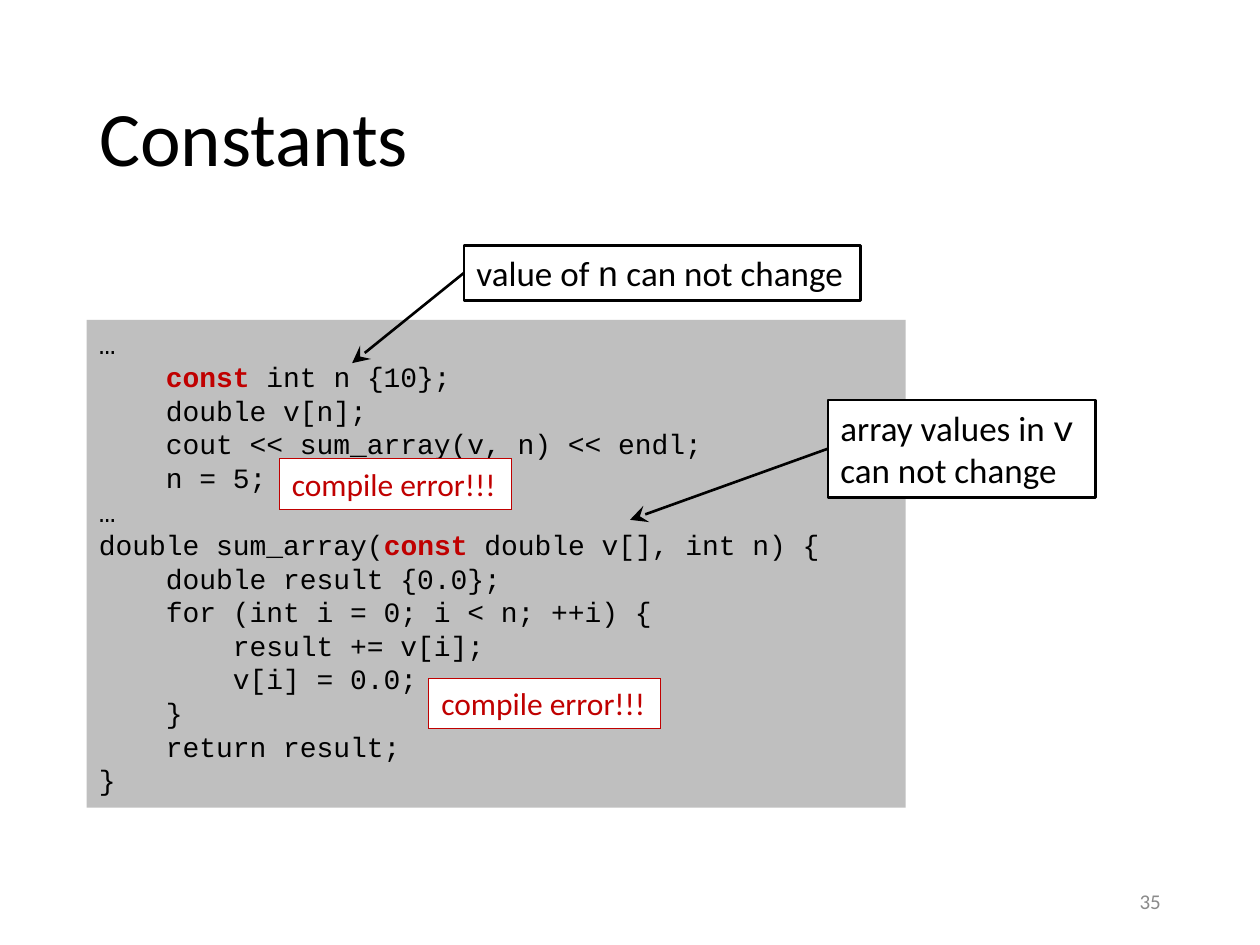
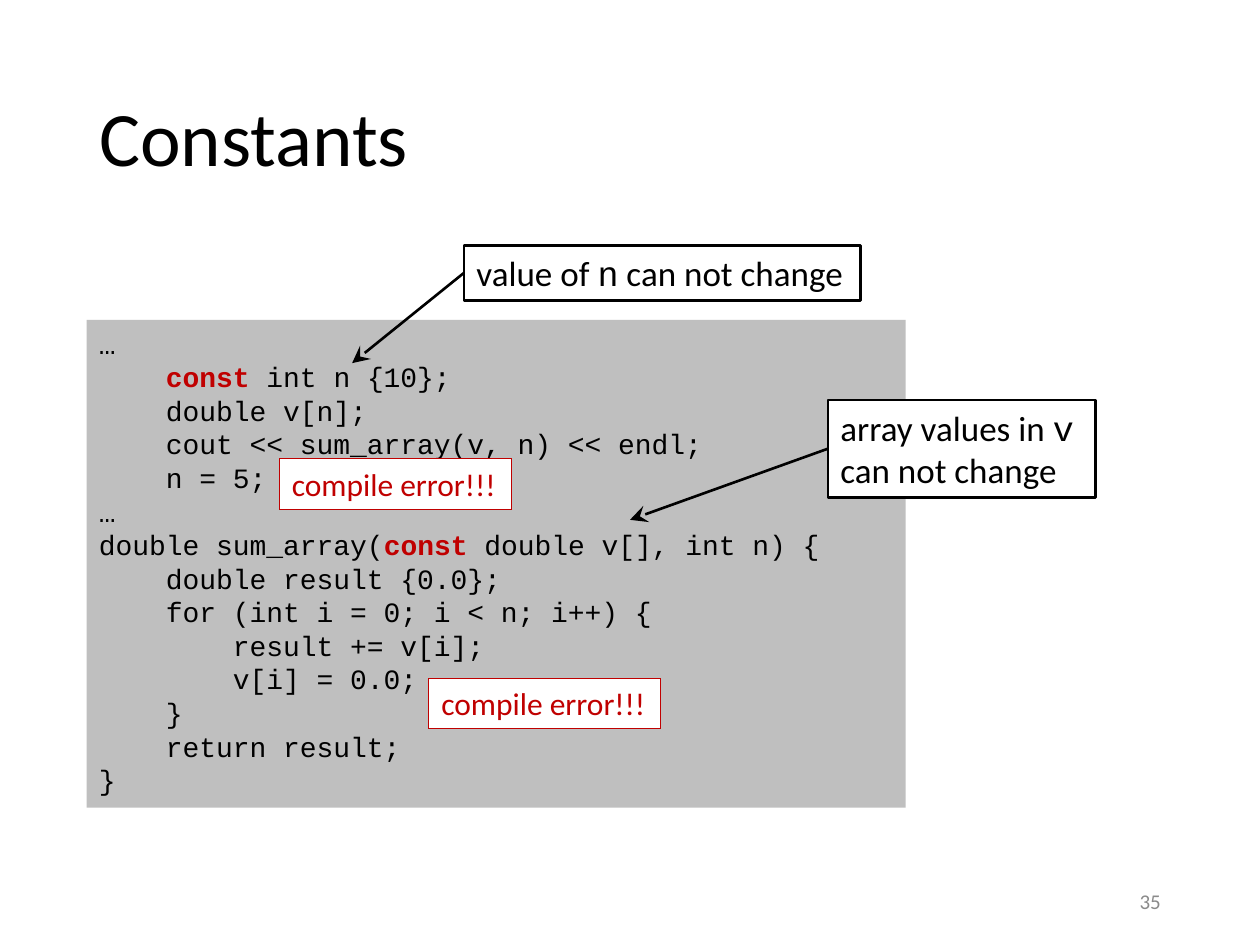
Before and after one commit to gjbex/training-material, a slide deck: slide 35 of CPlusPlus/scientific_cpp.pptx. Drawn at 1260x945 pixels with LibreOffice and Linux fonts; fonts in the diff are those of the drawing. Boxes give left, top, right and bottom in pixels: in the first picture for what was removed or moved away, otherwise in the second. Text is boxed around its words. In the diff, an @@ line names an element or a change of style, - is before the commit and + after.

```diff
--- a/CPlusPlus/scientific_cpp.pptx
+++ b/CPlusPlus/scientific_cpp.pptx
@@ text in rectangle at bbox=[166, 602, 618, 628]: text changed @@
-for (int i = 0; i < n; ++i) {
+for (int i = 0; i < n; i++) {
```
Also in this commit, not shown: 25 other slides changed.
